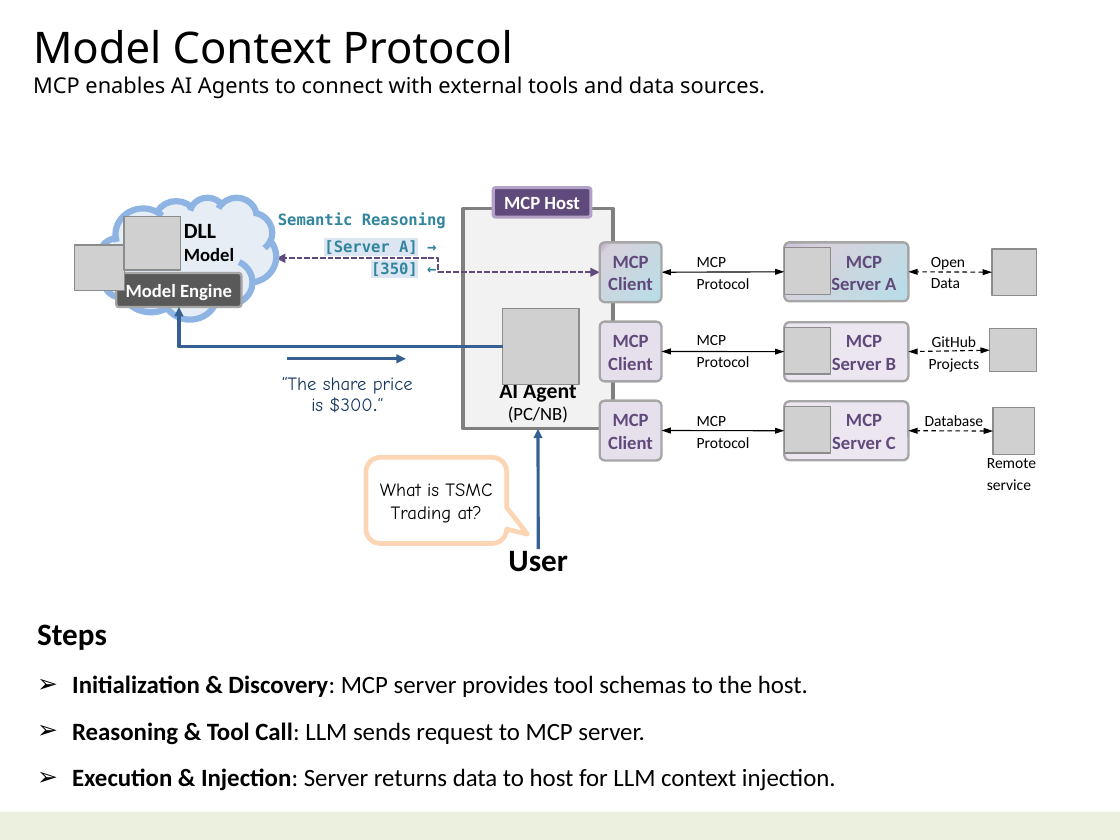
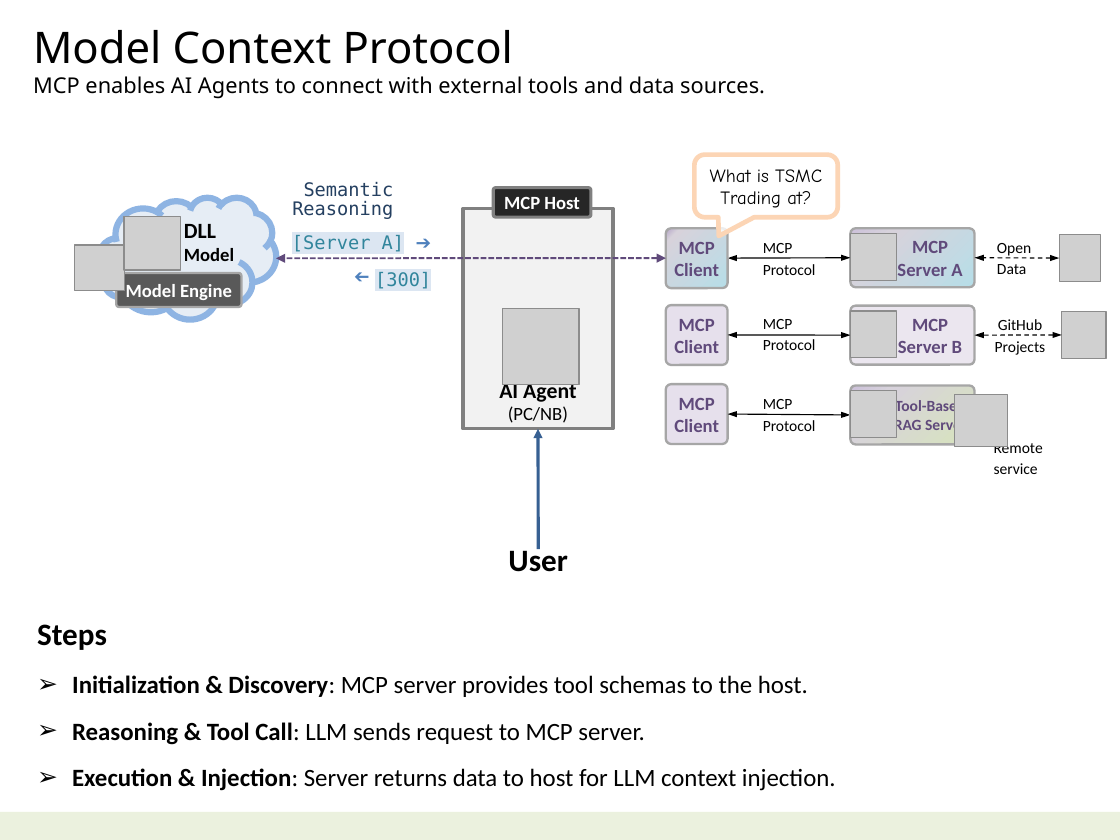
Before and after one commit to navibator/crazy-ai, a slide deck: slide 4 of ai-gemma.pptx. Drawn at 1120x840 pixels with LibreOffice and Linux fonts; fonts in the diff are those of the drawing; grey boxes stand for pictures. Boxes give left, top, right and bottom in pixels: in the first picture for what was removed or moved away, otherwise in the second. Text is boxed around its words. In the diff, an @@ line names an element or a change of style, - is before the commit and + after.

```diff
--- a/ai-gemma.pptx
+++ b/ai-gemma.pptx
@@ rounded speech box "What is TSMC": place and size @@
-rounded speech box "What is TSMC" at (366,457,507,543)
+rounded speech box "What is TSMC" at (694,155,838,217)
@@ rounded speech box "What is TSMC" at (694,155,838,217): proportions changed @@
@@ text at (292,182,394,219): text changed; size 10 to 12 pt; text colour #31859C to #254061; bold off @@
-Semantic Reasoning
+Semantic
+Reasoning
@@ rounded rectangle "MCP Host" at (493,188,590,217): fill #604A7B to #262626; outline #B3A2C7 2 pt to #808080 2 pt @@
@@ text at (292,235,431,289): text changed; size 10 to 12 pt; bold off @@
-[Server A] →
-[350] ←
+[Server A] ➔
+[300]
@@ picture added at (850,234,897,281) @@
@@ picture added at (1060,235,1101,282) @@
@@ elbow double arrow removed from (599, 272) to (276, 259) @@
@@ double arrow added from (665, 259) to (276, 259), #604A7B 1.25 pt dashed @@
@@ text added at (343,261,381,295), 12 pt, text #4F81BD @@
+➔
@@ picture removed at (784,248,831,295) @@
@@ double arrow moved from (993, 431) - (908, 431) to (1060, 258) - (974, 258) @@
@@ picture removed at (992,249,1037,296) @@
@@ double arrow removed from (992, 272) to (908, 272) @@
@@ elbow arrow removed from (503, 346) to (179, 307) @@
@@ picture removed at (784,327,831,374) @@
@@ picture added at (850,311,897,358) @@
@@ picture removed at (990,328,1037,372) @@
@@ picture added at (1062,311,1107,358) @@
@@ arrow removed from (287, 358) to (405, 358) @@
@@ double arrow moved from (990, 351) - (908, 352) to (1062, 335) - (974, 335) @@
@@ text removed at (282,377,413,413) @@
-“The share price
-is $300.“
@@ rounded rectangle added at (850,385,974,445), fill gradient #D7E4BD to #D7D2DB to #CCC1DA, outline #A6A6A6 1.5 pt, 10 pt, text #604A7B, bold @@
+Tool-Based
+RAG Server
@@ 5 rounded rectangles, 5 texts, 3 double arrows: place and size @@
-5 rounded rectangles, 5 texts, 3 double arrows at (599,242,980,460)
+5 rounded rectangles, 5 texts, 3 double arrows at (665,228,1046,444)
@@ rounded rectangle removed at (784,401,908,460) @@
-MCP
-Server C
@@ picture removed at (784,407,831,454) @@
@@ picture added at (850,391,897,438) @@
@@ text removed at (925,415,984,430) @@
-Database
@@ picture added at (954,394,1007,446) @@
@@ picture removed at (993,408,1035,455) @@
@@ text "Remote": place and size @@
-text "Remote" at (987,458,1036,490)
+text "Remote" at (994,439,1043,474)
```
Also in this commit, not shown: 3 other slides changed, 1 other file.
